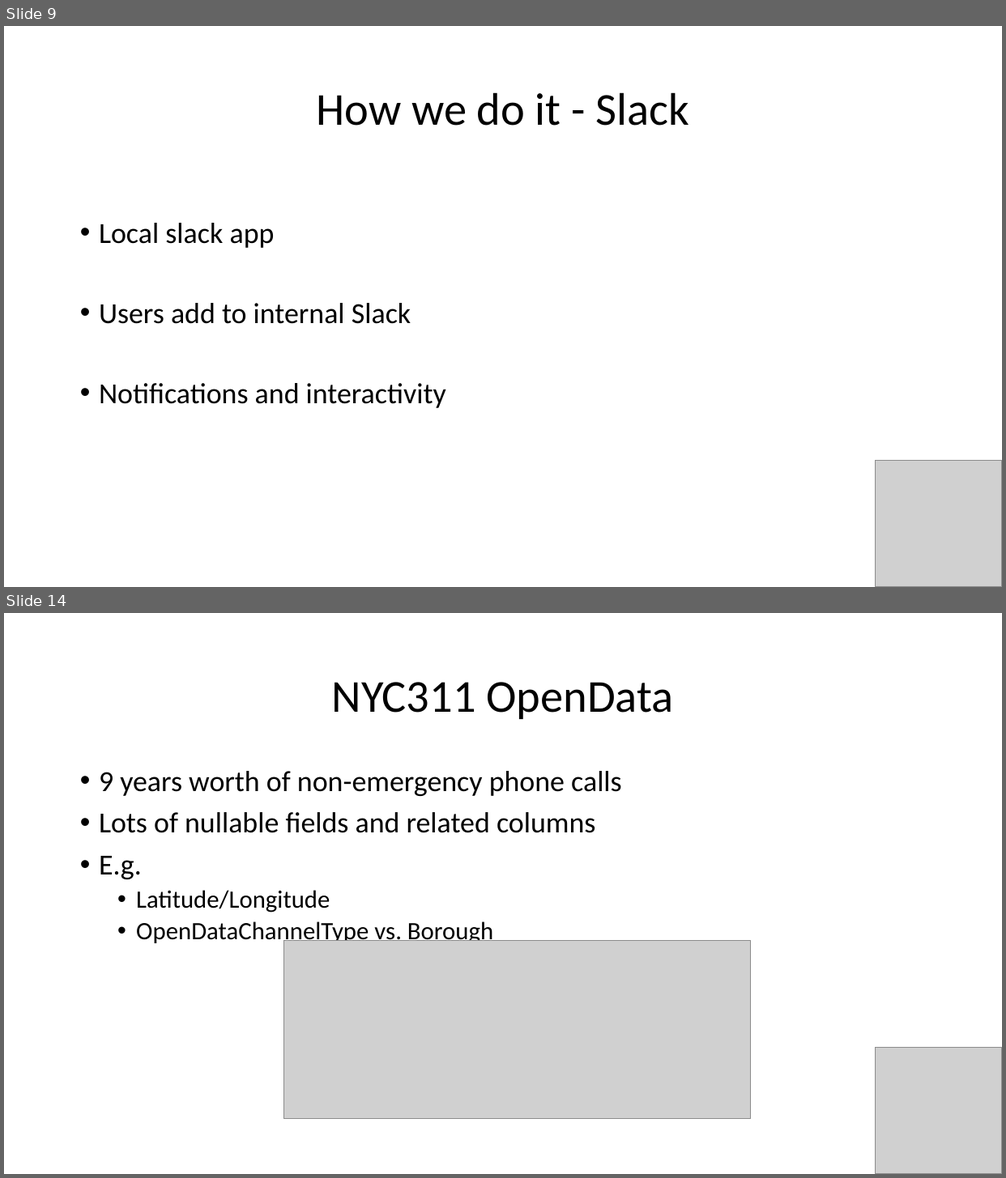
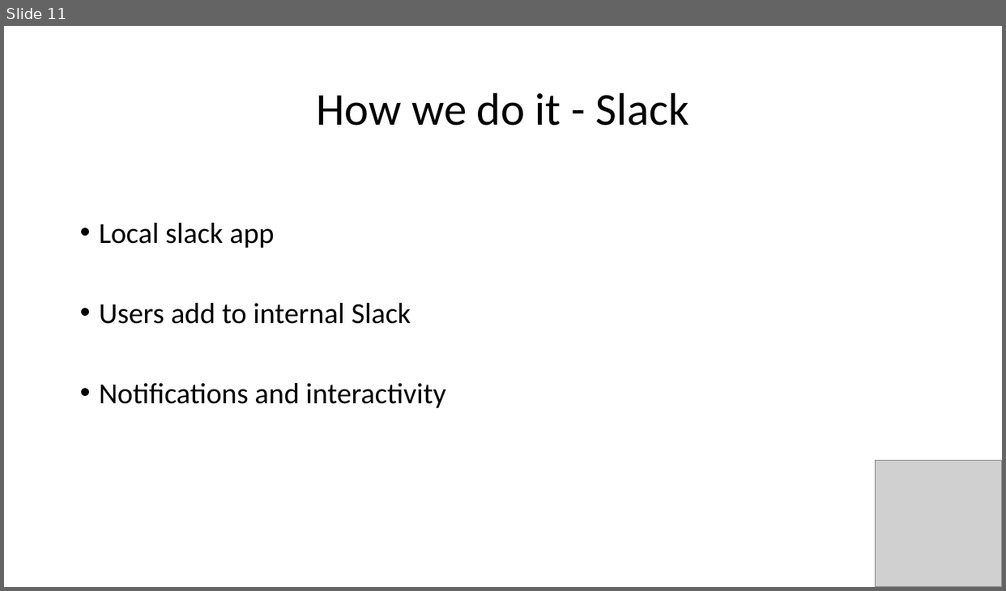
Before and after one commit to havess/daudit, a slide deck: midterm_presentation.pptx. Shown one above the other, each under a label of ours: slides 9 and 14 before the commit, slide 11 after it; the slides between them are not shown. The pictures are 1006x1178 and 1006x591 pixels, drawn with LibreOffice and Linux fonts; fonts in the diff are those of the drawing; grey boxes stand for pictures. Boxes give left, top, right and bottom in pixels: in the first picture for what was removed or moved away, otherwise in the second. Text is boxed around its words. In the diff, an @@ line names an element or a change of style, - is before the commit and + after.

```diff
--- a/midterm_presentation.pptx
+++ b/midterm_presentation.pptx
@@ slide 14 removed at (x1=4, y1=613, x2=1002, y2=1174), background #FFFFFF @@
@@ title removed at (x1=332, y1=682, x2=673, y2=719) @@
-NYC311 OpenData
@@ text removed at (x1=99, y1=771, x2=622, y2=947) @@
-• 9 years worth of non-emergency phone calls
-• Lots of nullable fields and related columns
-• E.g.
-  • Latitude/Longitude
-  • OpenDataChannelType vs. Borough
@@ picture removed at (x1=283, y1=941, x2=750, y2=1119) @@
@@ picture removed at (x1=876, y1=1048, x2=1002, y2=1174) @@
@@ what was slide 9 is now slide 11 @@
```
Also in this commit, not shown: 7 slides added, 10 other slides removed, 6 other files.
